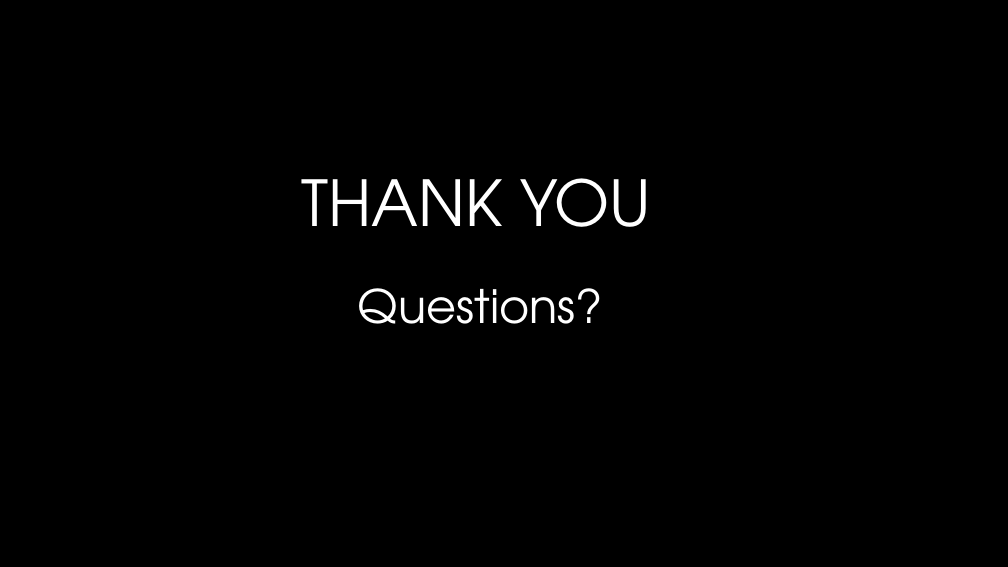
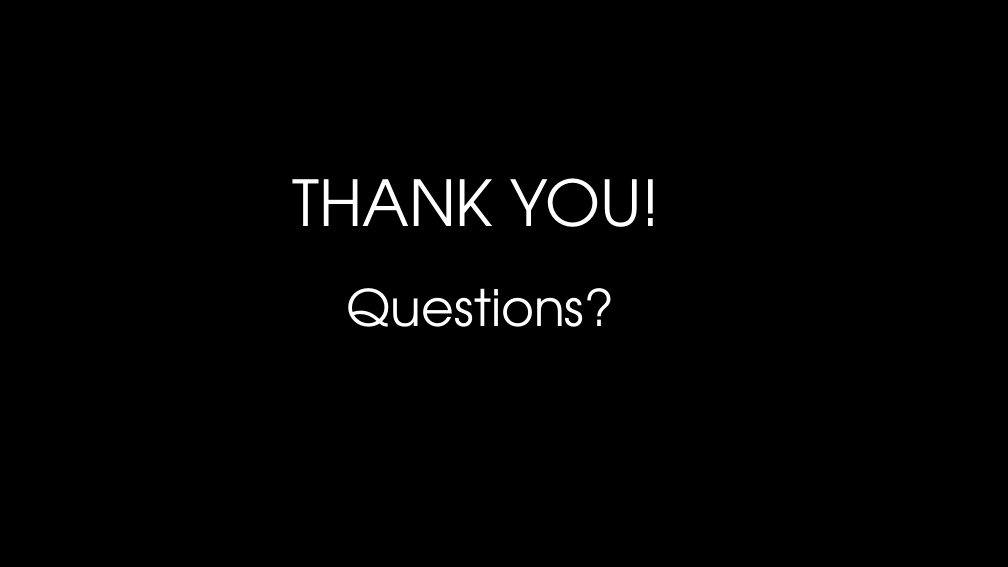
Before and after one commit to WCW789/Project1, a slide deck: slide 16 of Group_5_Presentation.pptx. Drawn at 1008x567 pixels with LibreOffice and Linux fonts; fonts in the diff are those of the drawing; background and template pictures are left out. Boxes give left, top, right and bottom in pixels: in the first picture for what was removed or moved away, otherwise in the second. Text is boxed around its words. In the diff, an @@ line names an element or a change of style, - is before the commit and + after.

```diff
--- a/Group_5_Presentation.pptx
+++ b/Group_5_Presentation.pptx
@@ title at bbox=[292, 178, 661, 227]: text changed @@
-THANK YOU
+THANK YOU!
@@ text "Questions?" at bbox=[347, 288, 614, 327]: size 44 to 48 pt @@
```
Also in this commit, not shown: 6 other slides changed, 1 other file.
